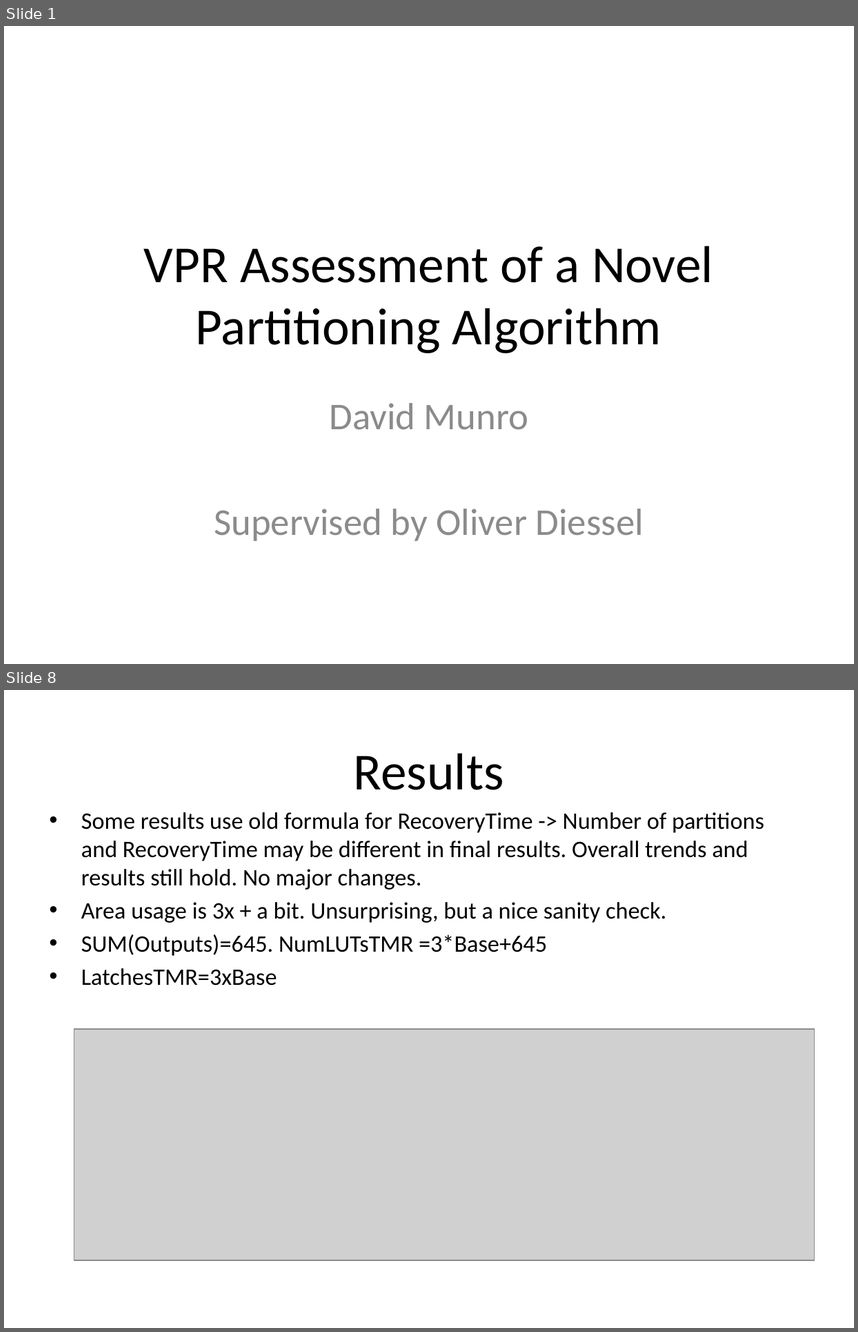
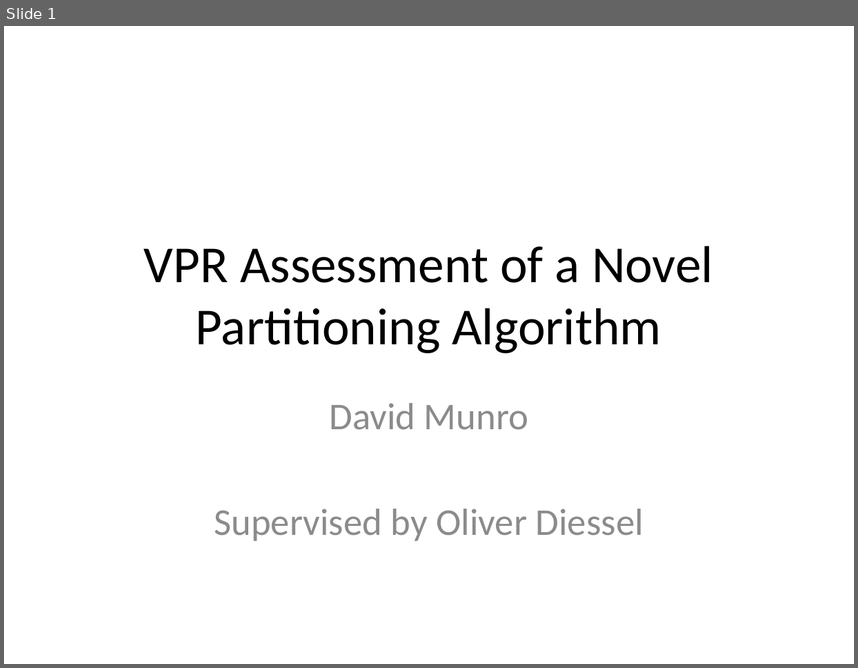
Before and after one commit to Jemima/ths, a slide deck: demo.pptx. Shown one above the other, each under a label of ours: slides 1 and 8 before the commit, slide 1 after it; the slides between them are not shown. The pictures are 858x1332 and 858x668 pixels, drawn with LibreOffice and Linux fonts; fonts in the diff are those of the drawing; grey boxes stand for pictures. Boxes give left, top, right and bottom in pixels: in the first picture for what was removed or moved away, otherwise in the second. Text is boxed around its words. In the diff, an @@ line names an element or a change of style, - is before the commit and + after.

```diff
--- a/demo.pptx
+++ b/demo.pptx
@@ slide 8 removed at (4,690,854,1328), background #FFFFFF @@
@@ title removed at (354,753,504,790) @@
-Results
@@ text removed at (81,812,764,956) @@
-• Some results use old formula for RecoveryTime -> Number of partitions and RecoveryTime may be different in final results. Overall trends and results still hold. No major changes.
-• Area usage is 3x + a bit. Unsurprising, but a nice sanity check.
-• SUM(Outputs)=645. NumLUTsTMR =3*Base+645
-• LatchesTMR=3xBase
@@ picture removed at (74,1029,815,1261) @@
```
Also in this commit, not shown: 7 slides changed, 2 slides added, 4 other slides removed, 11 other files.
